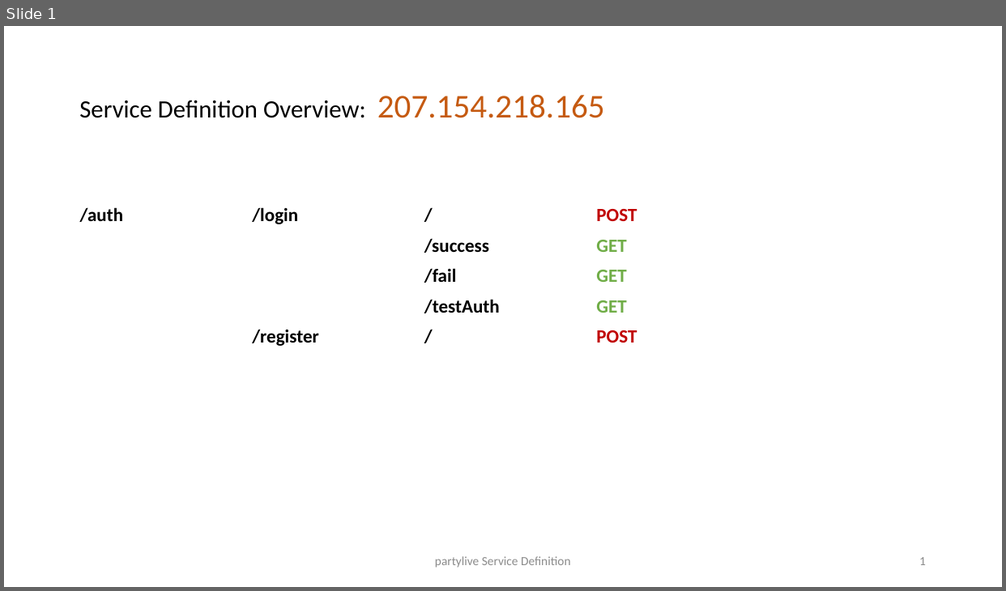
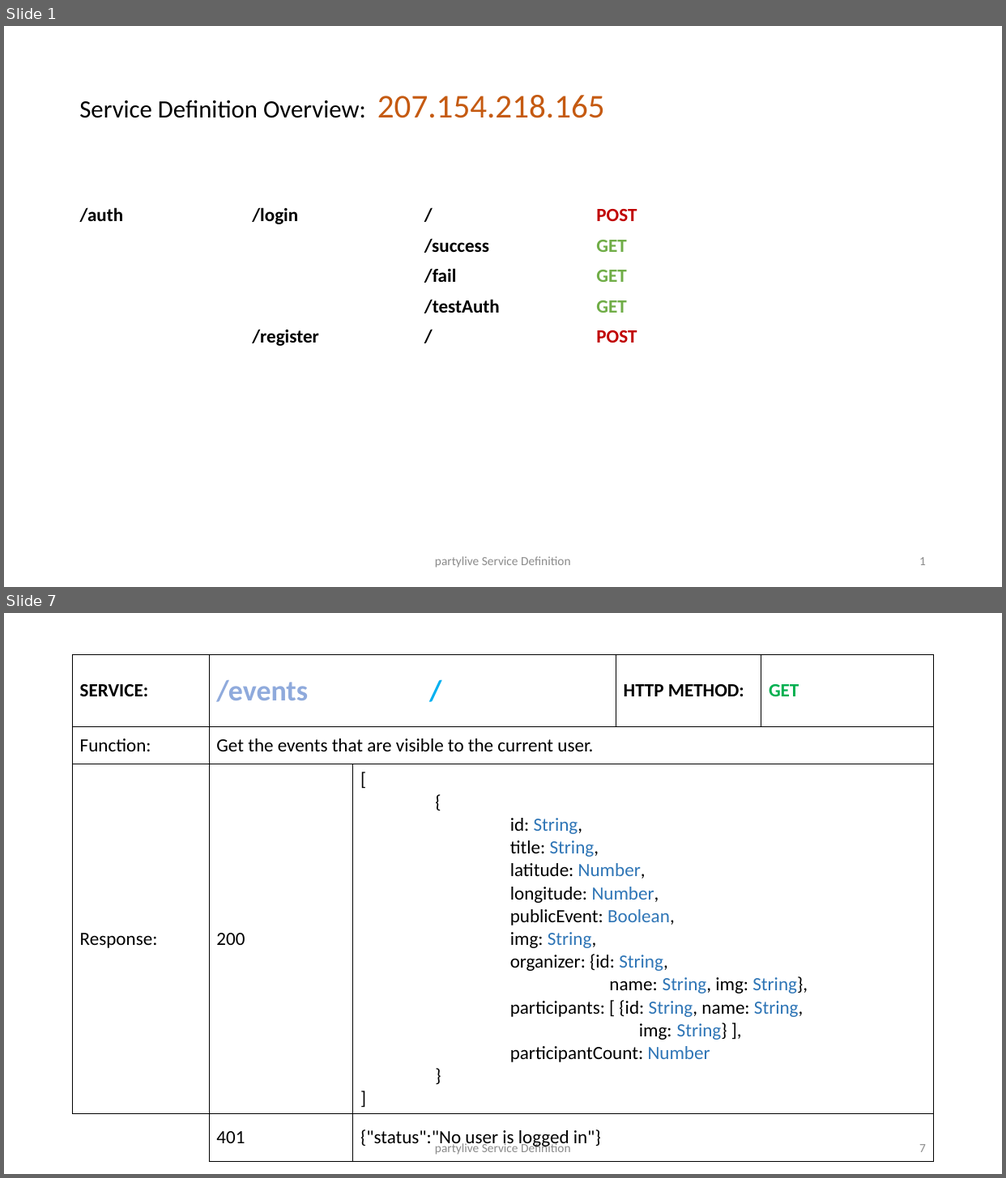
Before and after one commit to mschlechtinger/partylive, a slide deck: Service Definition.pptx. Shown one above the other, each under a label of ours: slide 1 before the commit, slides 1 and 7 after it; the slides between them are not shown. The pictures are 1006x591 and 1006x1178 pixels, drawn with LibreOffice and Linux fonts; fonts in the diff are those of the drawing. Boxes give left, top, right and bottom in pixels: in the first picture for what was removed or moved away, otherwise in the second. Text is boxed around its words. In the diff, an @@ line names an element or a change of style, - is before the commit and + after.

Commit message:
add event services and model

```diff
--- a/Service Definition.pptx
+++ b/Service Definition.pptx
@@ slide 7 added at box(4, 613, 1002, 1174), background #FFFFFF @@
@@ table added at box(72, 654, 933, 1156), 4 rows, 6 columns @@
+SERVICE: | /events |  | / | HTTP METHOD: | GET
+Function: | Get the events that are visible to the current user. |  |  |  | 
+Response: | 200 | [ / { / id: String, / title: String, / latitude: Number, / longitude: Number, / publicEvent: Boolean, / img: String, / organizer: {id: String, / name: String, img: String}, / participants: [ {id: String, name: String, / img: String} ], / participantCount: Number / } / ] |  |  | 
+ | 401 | {"status":"No user is logged in"} |  |  | 
@@ text added at box(435, 1142, 570, 1155), 12 pt, text #8C8C8C @@
+partylive Service Definition
@@ page number added at box(919, 1144, 926, 1152), 12 pt, text #8C8C8C @@
+7
```
Also in this commit, not shown: 3 slides changed, 4 other slides added, 6 other files.
